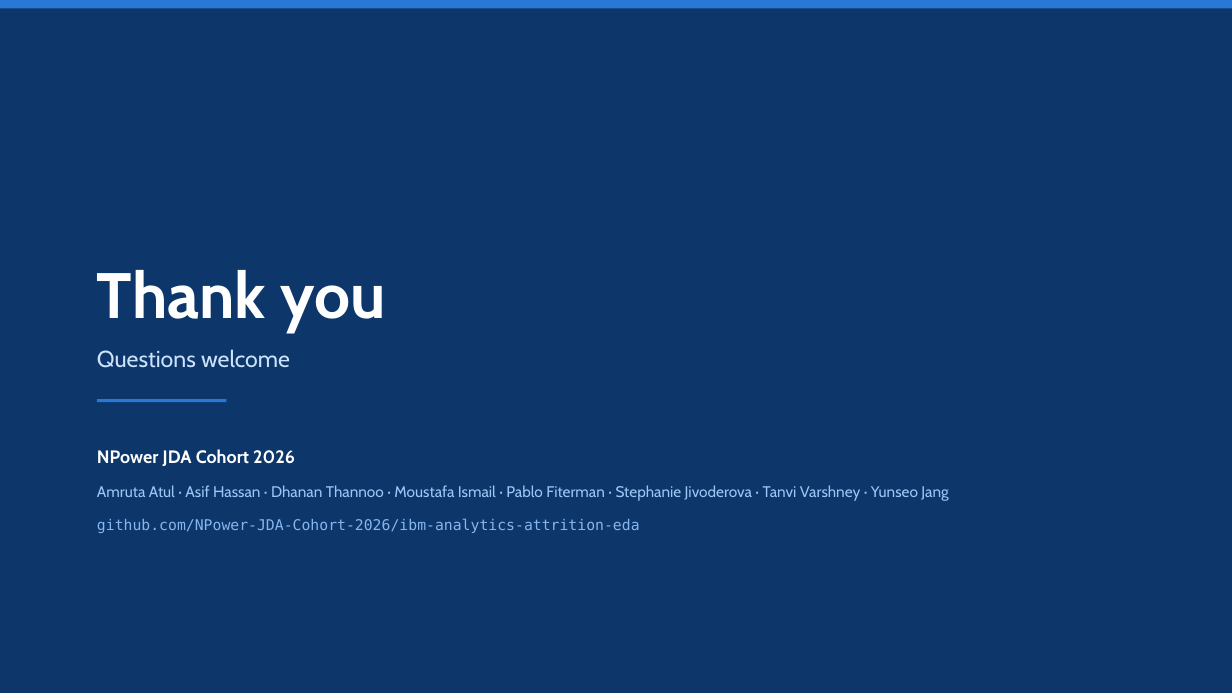
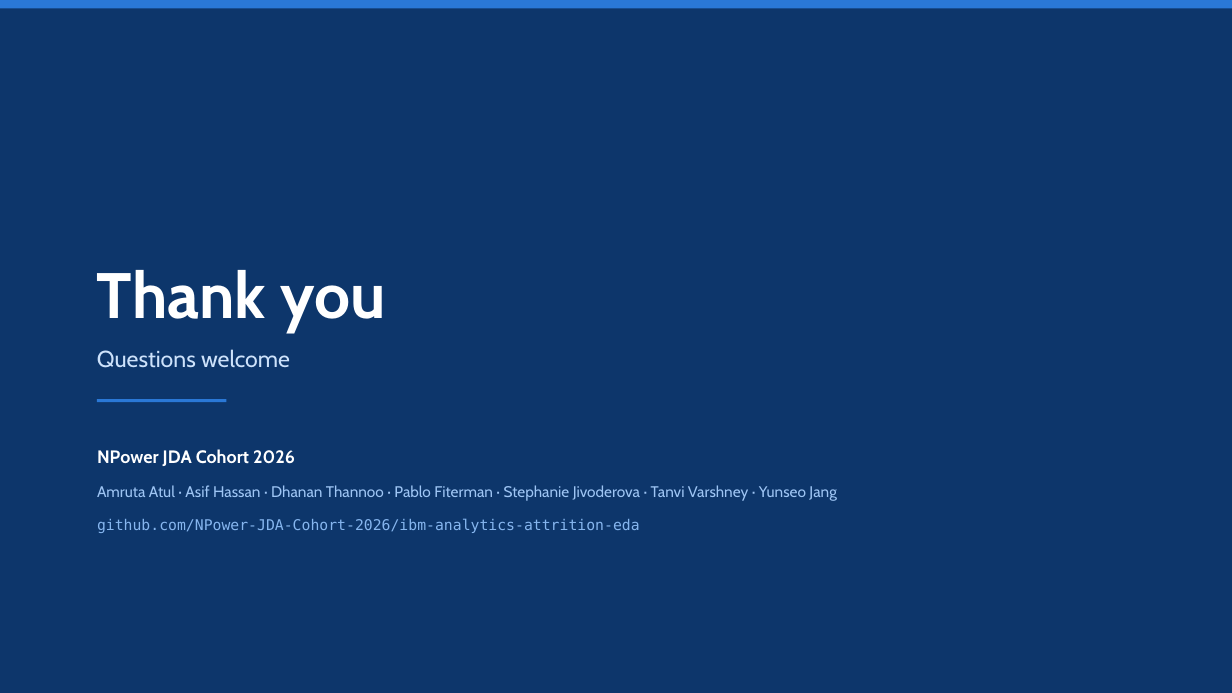
Before and after one commit to NPower-JDA-Cohort-2026/ibm-analytics-attrition-eda, a slide deck: slide 22 of presentation/IBM_Attrition_EDA_Team_Presentation.pptx. Drawn at 1232x693 pixels with LibreOffice and Linux fonts; fonts in the diff are those of the drawing. Boxes give left, top, right and bottom in pixels: in the first picture for what was removed or moved away, otherwise in the second. Text is boxed around its words. In the diff, an @@ line names an element or a change of style, - is before the commit and + after.

```diff
--- a/presentation/IBM_Attrition_EDA_Team_Presentation.pptx
+++ b/presentation/IBM_Attrition_EDA_Team_Presentation.pptx
@@ text at bbox=[97, 485, 836, 501]: text changed @@
-Amruta Atul · Asif Hassan · Dhanan Thannoo · Moustafa Ismail · Pablo Fiterman · Stephanie Jivoderova · Tanvi Varshney · Yunseo Jang
+Amruta Atul · Asif Hassan · Dhanan Thannoo · Pablo Fiterman · Stephanie Jivoderova · Tanvi Varshney · Yunseo Jang
```
Also in this commit, not shown: 12 other slides changed.
